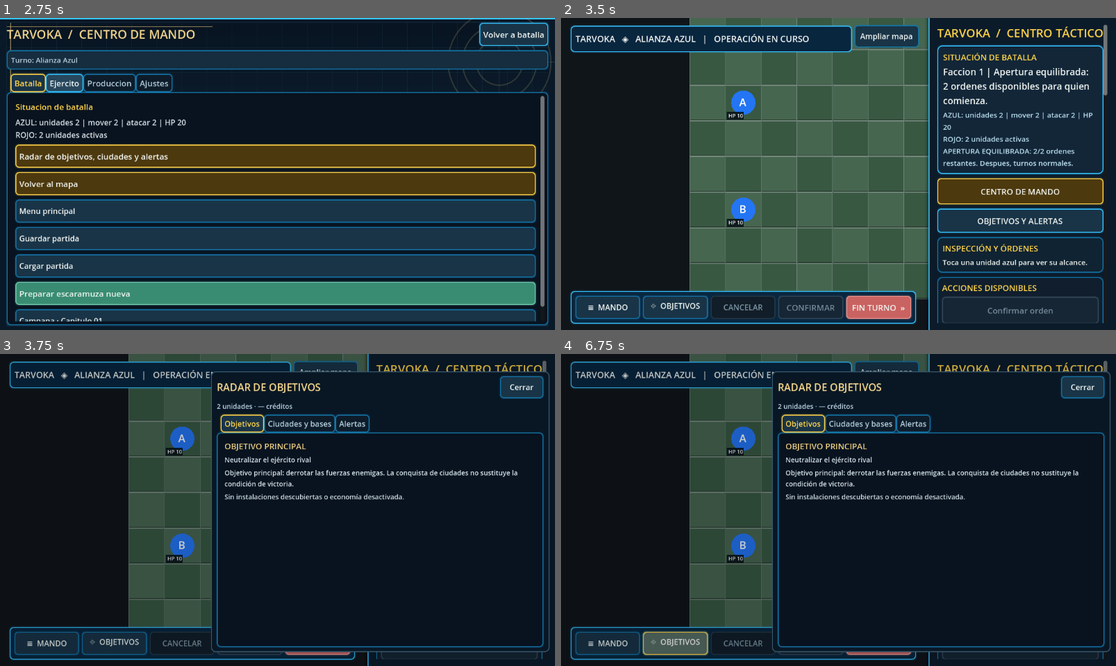
Above: before the commit, frames 1-4 (two rows, left to right).
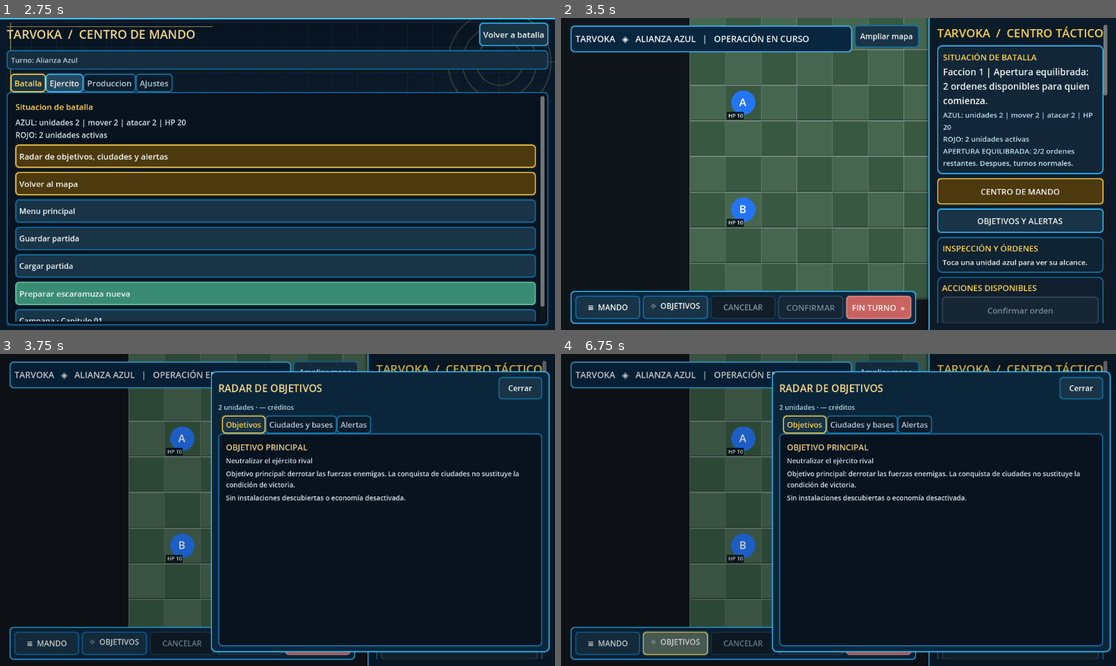
Above: after the commit, the same moments.

Repository: edwinrodri12/Tarvoka
Game: Godot game, scene res://scenes/Main.tscn
The game is run twice, just before and just after one commit, with the same random seed, the same clock (stepped at 60 frames per second) and the same inputs.
Inputs:
- Up to frame 1 (2.75 s): click "≡ MANDO" at 0.5 s; click "⌖ OBJETIVOS" at 1.25 s; click "Ampliar mapa" at 2 s
- Up to frame 2 (3.5 s): click "CENTRO DE MANDO" at 2.75 s
- Up to frame 3 (3.75 s): click "OBJETIVOS Y ALERTAS" at 3.5 s
- Up to frame 4 (6.75 s): click "Cerrar" at 4.25 s; click "≡ MANDO" at 5 s; click "Volver a batalla" at 5.75 s; click "⌖ OBJETIVOS" at 6.5 s

Frames 1-2 are identical in both runs. In frame 3, 6.3% of the frame differs, in the area x 37-100%, y 5-96%; in frame 4, 6.3%.

Commit message:
feat(ui): unify scripts/ui/ObjectivesRadarPanel.gd with approved bright cyan panels and gold actions

Diff:
--- a/scripts/ui/ObjectivesRadarPanel.gd
+++ b/scripts/ui/ObjectivesRadarPanel.gd
@@ -6,6 +6,7 @@
 signal locate_unit_requested(unit_id: String)
 
 const Data = preload("res://scripts/ui/ObjectivesRadarData.gd")
+const GameUiTheme = preload("res://scripts/ui/GameUiTheme.gd")
 
 var tabs: TabContainer
 var overview_body: VBoxContainer
@@ -20,15 +21,11 @@
 # visible to the left. The panel is opened explicitly; no overlay at idle.
 func _ready() -> void:
     mouse_filter = Control.MOUSE_FILTER_STOP
-    var style := StyleBoxFlat.new()
-    style.bg_color = Color("#091725")
-    style.border_color = Color("#39586C")
-    style.set_border_width_all(2)
-    style.set_corner_radius_all(9)
-    style.content_margin_left = 12
-    style.content_margin_right = 12
-    style.content_margin_top = 10
-    style.content_margin_bottom = 10
+    var style: StyleBoxFlat = GameUiTheme.box_style(Color("#0B263B"),GameUiTheme.EDGE_BRIGHT,10,14)
+    style.content_margin_left = 15
+    style.content_margin_right = 15
+    style.content_margin_top = 12
+    style.content_margin_bottom = 12
     add_theme_stylebox_override("panel",style)
 
     var column := VBoxContainer.new()
@@ -110,12 +107,11 @@
 
 func _location_row(body: VBoxContainer, title: String, subtitle: String, cell: Vector2i, category: String) -> void:
     var card := PanelContainer.new()
-    var bg := StyleBoxFlat.new()
-    bg.bg_color = Color("#142738")
-    bg.content_margin_left = 8
-    bg.content_margin_right = 8
-    bg.content_margin_top = 6
-    bg.content_margin_bottom = 6
+    var bg: StyleBoxFlat = GameUiTheme.box_style(Color("#0D2335"),GameUiTheme.EDGE,7,10)
+    bg.content_margin_left = 10
+    bg.content_margin_right = 10
+    bg.content_margin_top = 8
+    bg.content_margin_bottom = 8
     card.add_theme_stylebox_override("panel",bg)
     body.add_child(card)
     var row := HBoxContainer.new()
@@ -132,6 +128,7 @@
     action.custom_minimum_size = Vector2(53,48)
     action.pressed.connect(func(): locate_site_requested.emit(cell,category))
     row.add_child(action)
+    GameUiTheme.emphasize(action,"secondary")
 
 func _unit_row(body: VBoxContainer, item: Dictionary) -> void:
     var row := HBoxContainer.new()
